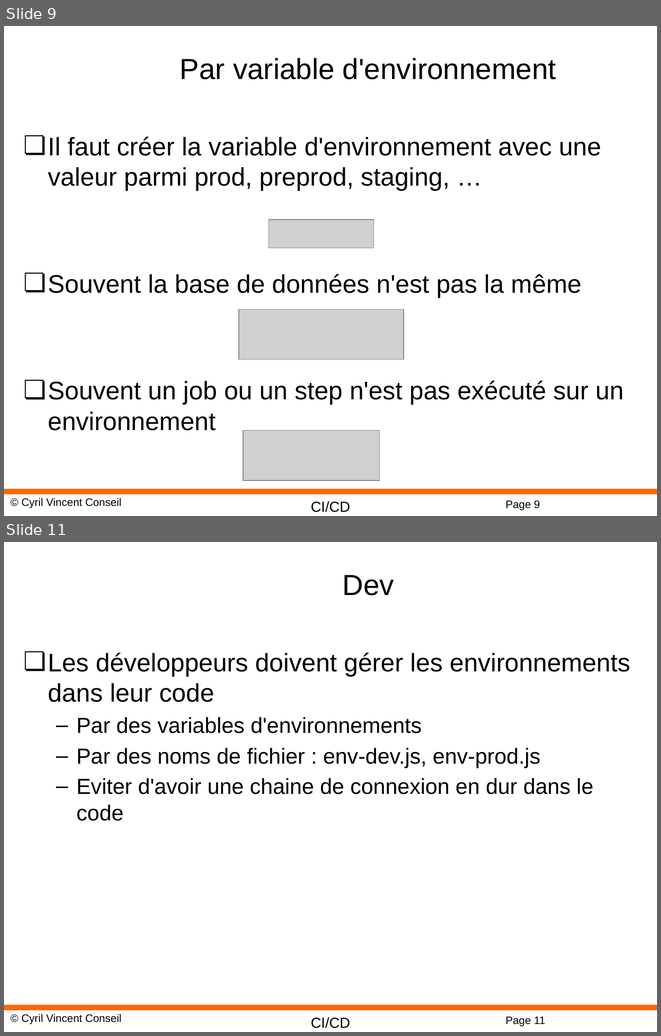
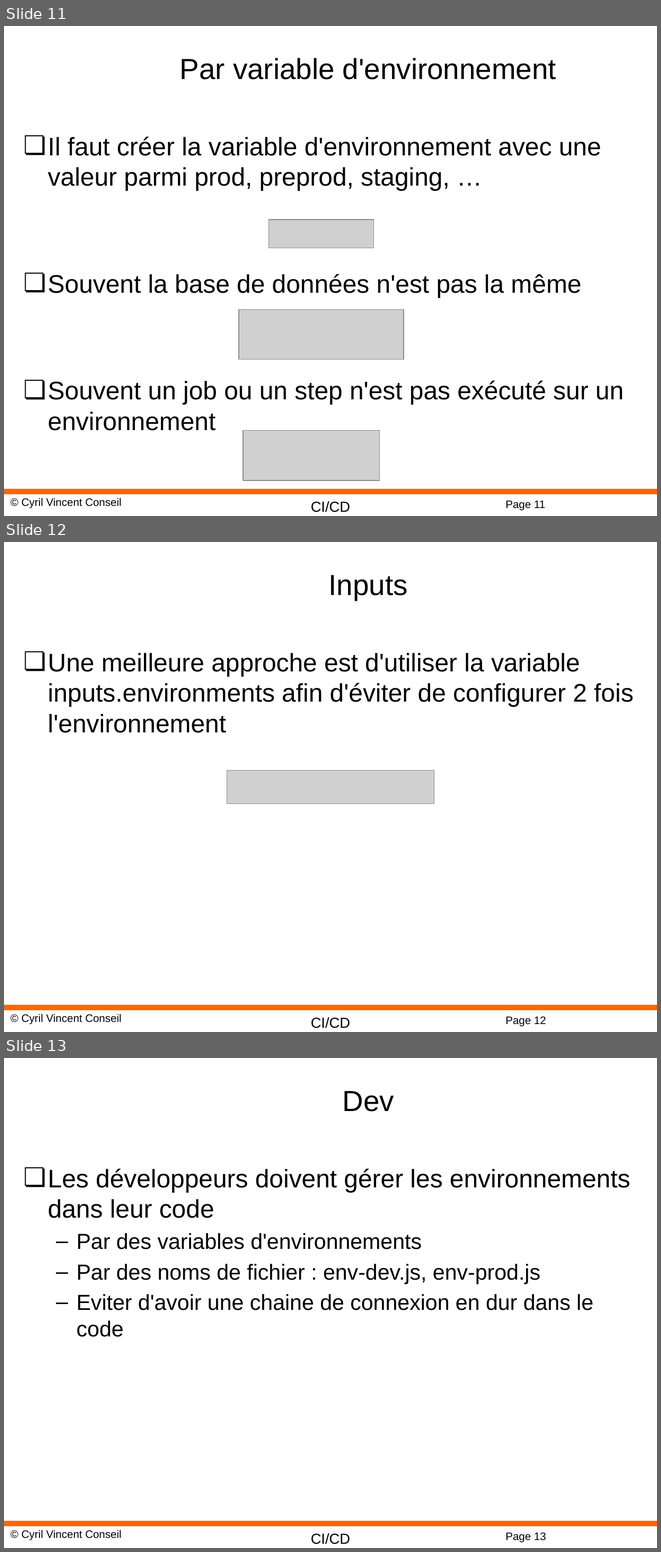
Before and after one commit to cyrilvincent/cicd, a slide deck: ppt/CICD13-Env.pptx. Shown one above the other, each under a label of ours: slides 9 and 11 before the commit, slides 11, 12 and 13 after it; the slides between them are not shown. The pictures are 661x1036 and 661x1552 pixels, drawn with LibreOffice and Linux fonts; fonts in the diff are those of the drawing; grey boxes stand for pictures; background and template pictures are left out. Boxes give left, top, right and bottom in pixels: in the first picture for what was removed or moved away, otherwise in the second. Text is boxed around its words. In the diff, an @@ line names an element or a change of style, - is before the commit and + after.

```diff
--- a/ppt/CICD13-Env.pptx
+++ b/ppt/CICD13-Env.pptx
@@ slide 12 added at <box>4,542,657,1032</box>, background #FFFFFF; not listed: 4 template elements that a slide beside it also shows @@
@@ title added at <box>329,575,408,600</box>, 32 pt, text #000000 @@
+Inputs
@@ text added at <box>48,653,634,733</box>, 28 pt, text #000000 @@
+❏ Une meilleure approche est d'utiliser la variable inputs.environments afin d'éviter de configurer 2 fois l'environnement
@@ picture added at <box>227,770,434,804</box> @@
@@ what was slide 9 is now slide 11 @@
@@ page number at <box>505,500,545,510</box>: text changed @@
-Page 9
+Page 11
@@ what was slide 11 is now slide 13 @@
@@ page number at <box>505,1532,546,1542</box>: text changed @@
-Page 11
+Page 13
```
Also in this commit, not shown: 2 slides changed, 1 other slide added, 12 other files.
